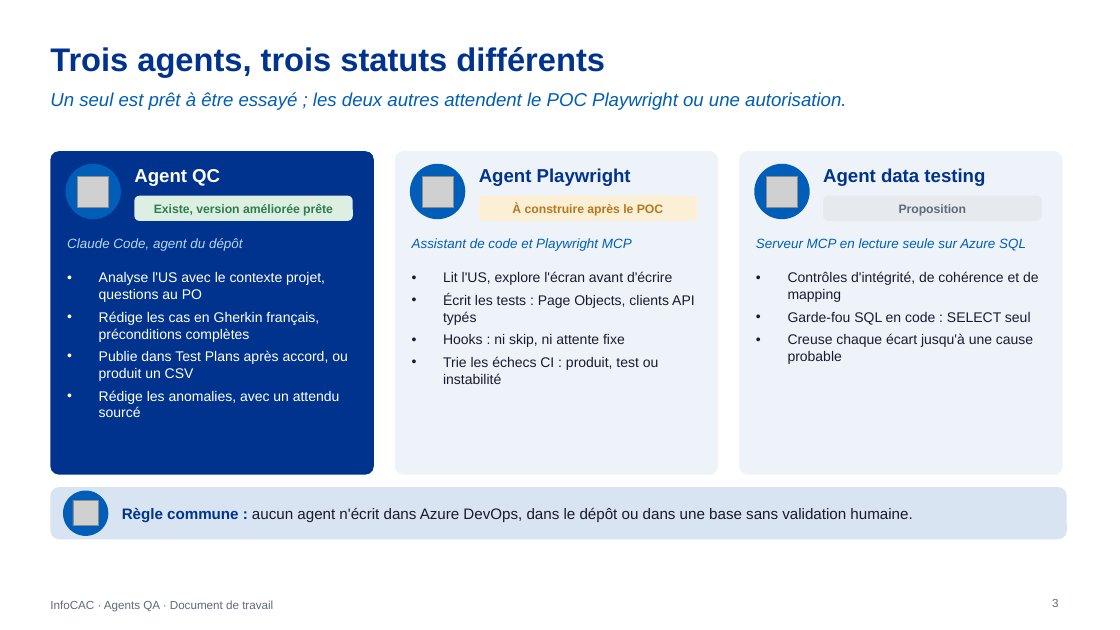
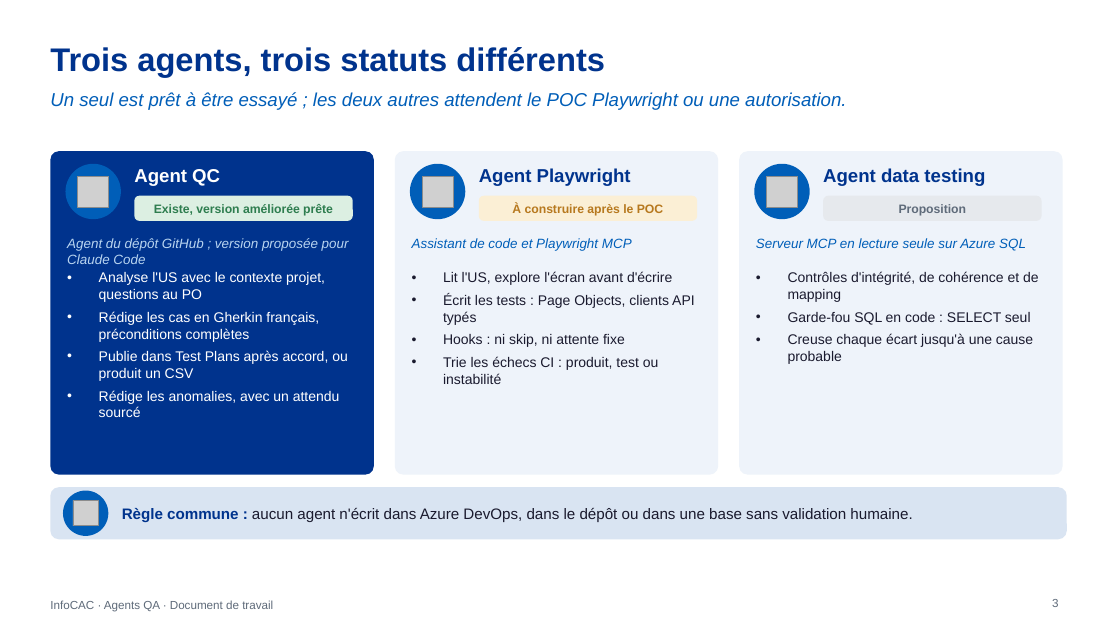
Before and after one commit to DauraRady/Travaux-QA, a slide deck: slide 3 of doc/InfoCAC-agents-QA.pptx. Drawn at 1120x630 pixels with LibreOffice and Linux fonts; fonts in the diff are those of the drawing; grey boxes stand for pictures. Boxes give left, top, right and bottom in pixels: in the first picture for what was removed or moved away, otherwise in the second. Text is boxed around its words. In the diff, an @@ line names an element or a change of style, - is before the commit and + after.

```diff
--- a/doc/InfoCAC-agents-QA.pptx
+++ b/doc/InfoCAC-agents-QA.pptx
@@ text at [67, 238, 349, 264]: text changed @@
-Claude Code, agent du dépôt
+Agent du dépôt GitHub ; version proposée pour Claude Code
```
Also in this commit, not shown: 3 other slides changed, 2 other files.
